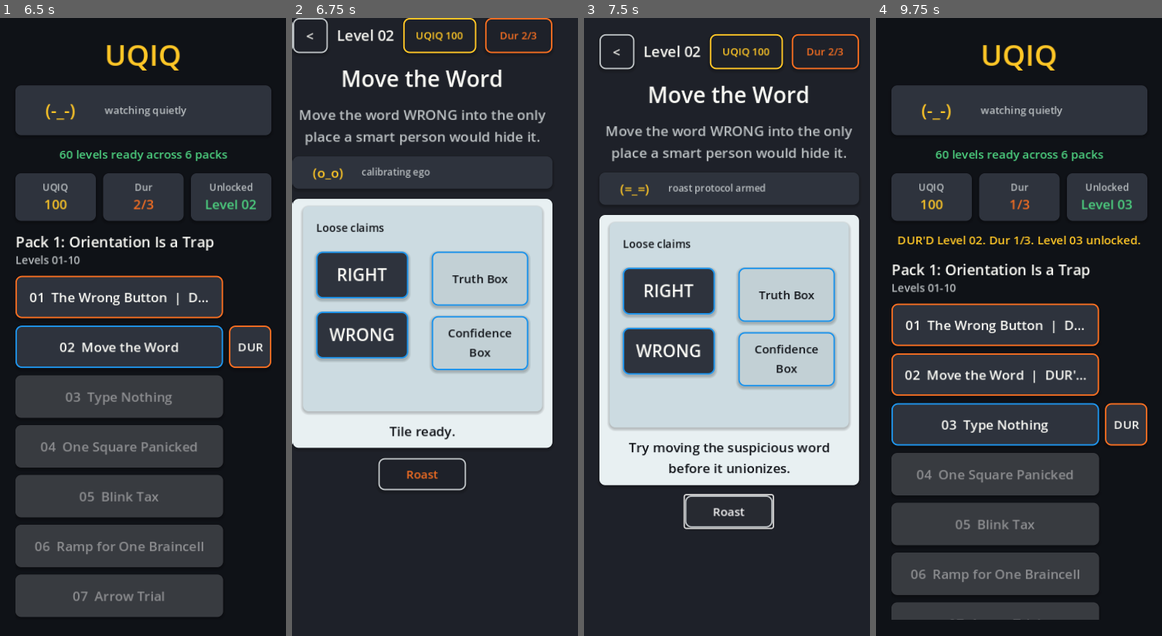
Above: before the commit, frames 1-4 (left to right).
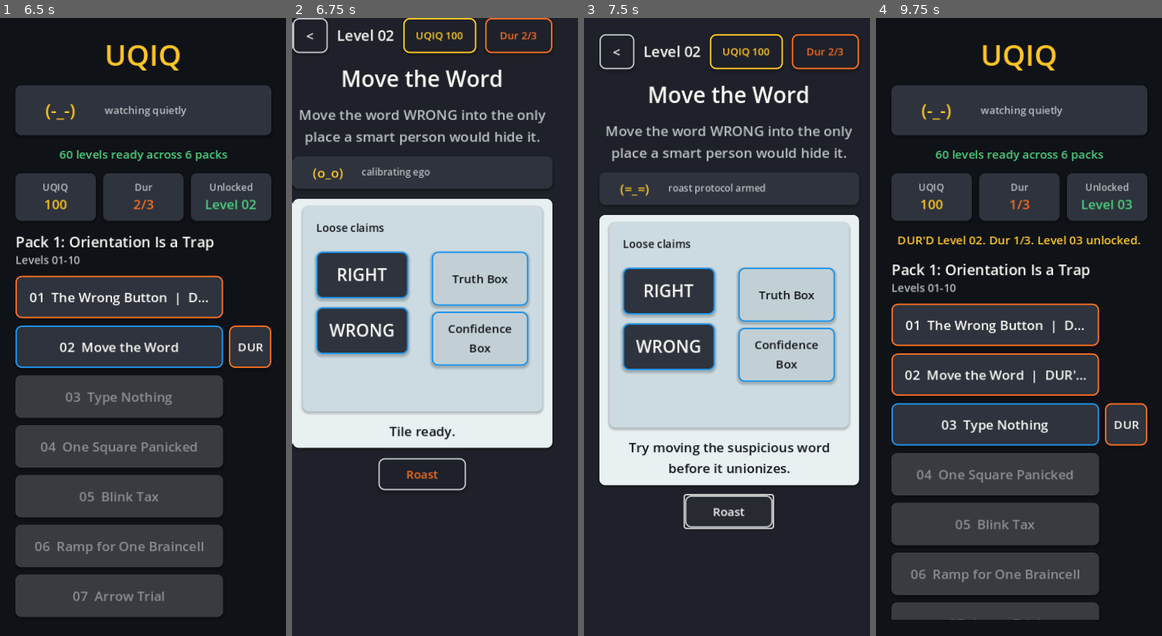
Above: after the commit, the same moments.

Repository: scwlkr/UQIQ
Game: Godot game, scene res://scenes/Main.tscn
Two runs of this game, one before a commit and one after it. Both use one fixed random seed, a clock stepped at 60 frames per second and the inputs below.
Inputs:
- Up to frame 1 (6.5 s): click "01 The Wrong Button" at 0.5 s; click "<" at 1.25 s; click "DUR" at 2 s; click "01 The Wrong Button | DUR'D -…" at 2.75 s; click "Roast" at 3.5 s; click "<" at 4.25 s; click "01 The Wrong Button | DUR'D -…" at 5 s; click "<" at 5.75 s
- Up to frame 2 (6.75 s): click "02 Move the Word" at 6.5 s
- Up to frame 3 (7.5 s): click "Roast" at 7.25 s
- Up to frame 4 (9.75 s): click "Roast" at 8 s; click "<" at 8.75 s; click "DUR" at 9.5 s

Frame 1 is identical in both runs. In frame 2, 2.3% of the frame differs, in the area x 8-83%, y 46-58%; in frame 3, 2.2%; in frame 4, nothing differs.

Commit message:
Fit multi-row drag playfields

Diff:
--- a/scripts/main.gd
+++ b/scripts/main.gd
@@ -1141,9 +1141,14 @@
 
 
 func _render_drag_logic(stage_box: VBoxContainer) -> void:
+	var objects = _rules().get("draggable_objects", [])
+	var targets = _rules().get("drop_targets", [])
+	var object_count: int = objects.size() if typeof(objects) == TYPE_ARRAY else 0
+	var target_count: int = targets.size() if typeof(targets) == TYPE_ARRAY else 0
+	var row_count := maxi(object_count, target_count)
 	var playfield := Panel.new()
 	playfield.name = "drag_playfield"
-	playfield.custom_minimum_size = Vector2(0, 280)
+	playfield.custom_minimum_size = Vector2(0, _drag_playfield_height(row_count))
 	playfield.size_flags_horizontal = Control.SIZE_EXPAND_FILL
 	playfield.add_theme_stylebox_override("panel", _flat_box(COLOR_PLAYFIELD, 8))
 	stage_box.add_child(playfield)
@@ -1154,7 +1159,6 @@
 	hint.horizontal_alignment = HORIZONTAL_ALIGNMENT_LEFT
 	playfield.add_child(hint)
 
-	var objects = _rules().get("draggable_objects", [])
 	if typeof(objects) == TYPE_ARRAY:
 		for index in range(objects.size()):
 			var object = objects[index]
@@ -1162,10 +1166,9 @@
 				continue
 
 			var tile := _make_drag_tile(object)
-			tile.position = Vector2(18, 62 + (index * 82))
+			tile.position = Vector2(18, _drag_row_y(index, row_count, 76.0))
 			playfield.add_child(tile)
 
-	var targets = _rules().get("drop_targets", [])
 	if typeof(targets) == TYPE_ARRAY:
 		for index in range(targets.size()):
 			var target = targets[index]
@@ -1173,11 +1176,23 @@
 				continue
 
 			var zone := _make_drop_zone(target)
-			zone.position = Vector2(176, 62 + (index * 88))
+			zone.position = Vector2(176, _drag_row_y(index, row_count, 82.0))
 			playfield.add_child(zone)
 			_drag_drop_zones[str(target.get("id", ""))] = zone
 
 	_add_feedback(stage_box, "Tile ready.")
+
+
+func _drag_playfield_height(row_count: int) -> float:
+	if row_count <= 0:
+		return 280.0
+	return maxf(280.0, _drag_row_y(row_count - 1, row_count, 82.0) + 74.0 + 18.0)
+
+
+func _drag_row_y(index: int, row_count: int, default_step: float) -> float:
+	if row_count <= 2:
+		return 62.0 + (index * default_step)
+	return 58.0 + (index * default_step)
 
 
 func _render_text_trap(stage_box: VBoxContainer) -> void:
--- a/scripts/verify_issue_40_interaction_core.gd
+++ b/scripts/verify_issue_40_interaction_core.gd
@@ -24,6 +24,10 @@
 		return
 
 	_verify_direct_drag_drop()
+	if _failed:
+		return
+
+	_verify_drag_layout_bounds()
 	if _failed:
 		return
 
@@ -88,6 +92,46 @@
 	_require(_screen_has_label_text("Score Roastcard"), "Correct direct drag/drop should route to Score Roastcard.")
 	var best_attempt: Dictionary = _profile.get_best_attempt(level_id)
 	_require(int(best_attempt.get("action_count", 0)) == 1, "Correct direct drag/drop should persist as one direct action.")
+
+
+func _verify_drag_layout_bounds() -> void:
+	var levels = _pack_set.get("levels", [])
+	_require(typeof(levels) == TYPE_ARRAY, "Default pack set should expose levels for drag layout verification.")
+	if typeof(levels) != TYPE_ARRAY:
+		return
+
+	for level in levels:
+		if typeof(level) != TYPE_DICTIONARY or str(level.get("template", "")) != "Drag Logic":
+			continue
+
+		_main.call("_show_play_screen", level)
+		var playfield := _node_named(_main, "drag_playfield") as Control
+		_require(playfield != null, "Drag Logic Level %d should render a playfield." % int(level.get("level_number", 0)))
+		if playfield == null:
+			return
+
+		var playfield_height := _control_height(playfield)
+		_require(playfield_height >= 280.0, "Drag Logic Level %d playfield should keep a phone-friendly minimum height." % int(level.get("level_number", 0)))
+		_verify_named_children_fit(playfield, "drag_tile_", playfield_height, int(level.get("level_number", 0)))
+		_verify_named_children_fit(playfield, "drop_zone_", playfield_height, int(level.get("level_number", 0)))
+
+
+func _verify_named_children_fit(parent: Control, name_prefix: String, parent_height: float, level_number: int) -> void:
+	var count := 0
+	for child in parent.get_children():
+		var control := child as Control
+		if control == null or not str(control.name).begins_with(name_prefix):
+			continue
+		count += 1
+		var bottom := control.position.y + _control_height(control)
+		_require(bottom <= parent_height + 0.01, "Drag Logic Level %d %s should fit inside the playfield." % [level_number, str(control.name)])
+	_require(count > 0, "Drag Logic Level %d should render %s controls." % [level_number, name_prefix])
+
+
+func _control_height(control: Control) -> float:
+	if control.size.y > 0.0:
+		return control.size.y
+	return control.custom_minimum_size.y
 
 
 func _verify_direct_physics_draw() -> void:
